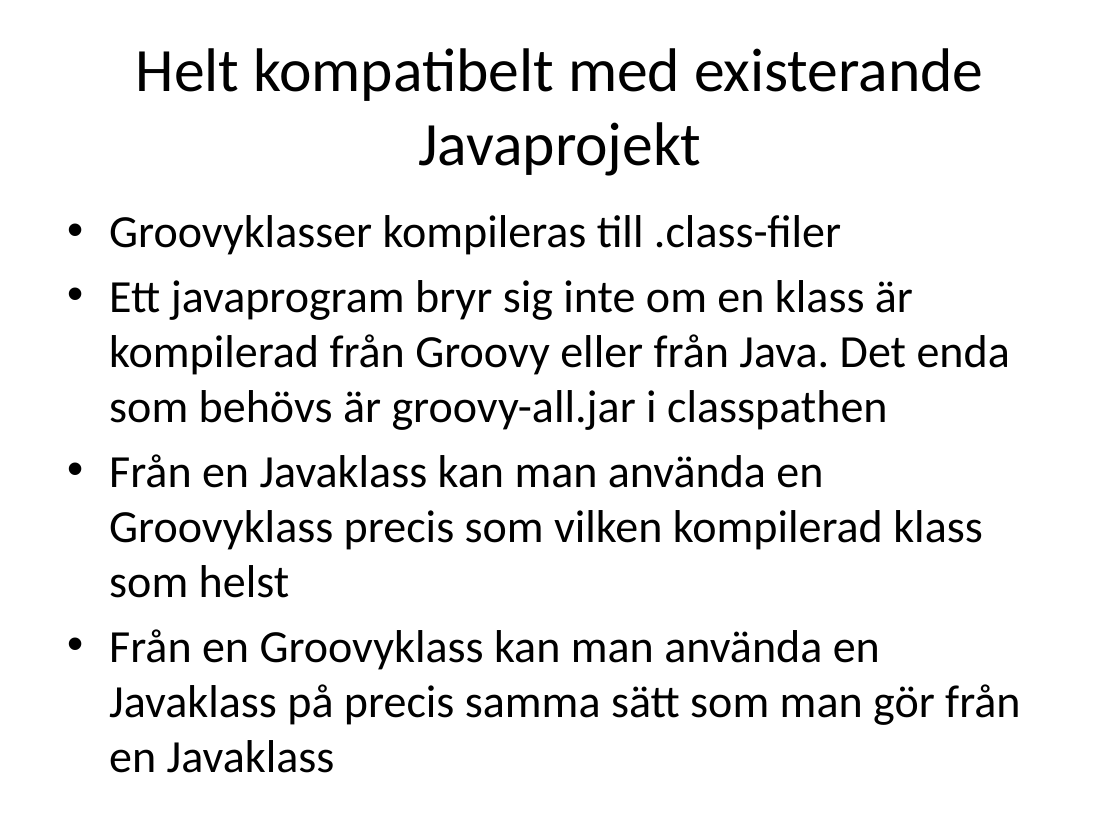
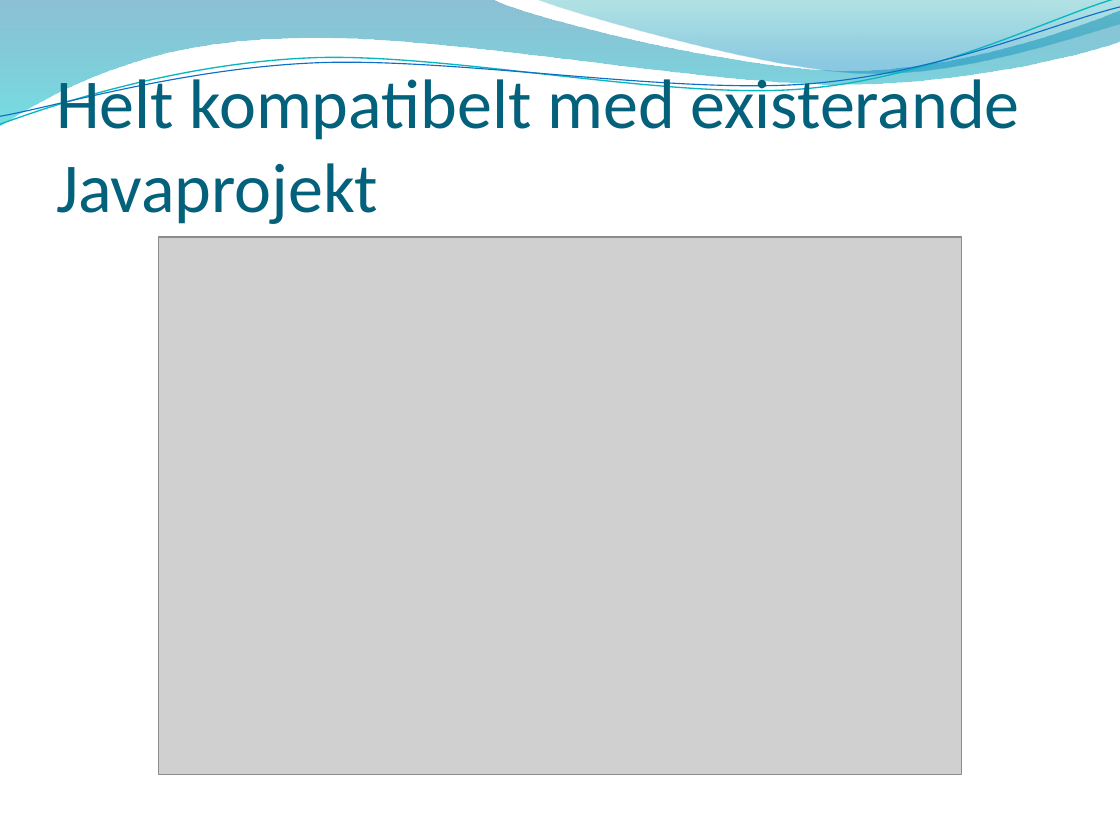
Before and after one commit to me97esn/groovyseminarium, a slide deck: slide 22 of groovyseminarie/dokument/groovyseminarium_source.pptx (slide 24 before the commit). Drawn at 1120x840 pixels with LibreOffice and Linux fonts; fonts in the diff are those of the drawing; grey boxes stand for pictures; background and template pictures are left out. Boxes give left, top, right and bottom in pixels: in the first picture for what was removed or moved away, otherwise in the second. Text is boxed around its words. In the diff, an @@ line names an element or a change of style, - is before the commit and + after.

```diff
--- a/groovyseminarie/dokument/groovyseminarium_source.pptx
+++ b/groovyseminarie/dokument/groovyseminarium_source.pptx
@@ freeform shape added at bbox=[0, 0, 1120, 127], fill gradient #0074A1 to #00C6CF @@
@@ freeform shape added at bbox=[0, 0, 1120, 131], outline #0AB8BF 0.85 pt @@
@@ freeform shape added at bbox=[0, 7, 1120, 125], outline #0F6FC6 0.75 pt @@
@@ freeform shape added at bbox=[536, 0, 1120, 77], fill gradient #00A1A9 to #008BBF @@
@@ title "Helt kompatibelt med existerande Javaprojekt": place and size @@
-title "Helt kompatibelt med existerande Javaprojekt" at bbox=[136, 48, 983, 176]
+title "Helt kompatibelt med existerande Javaprojekt" at bbox=[56, 69, 1020, 224]
@@ title "Helt kompatibelt med existerande Javaprojekt" at bbox=[56, 69, 1020, 224]: size 39.6 to 45 pt, text colour #000000 to #04617B; alignment centre to left; vertical alignment middle to bottom @@
@@ text removed at bbox=[109, 215, 1020, 725] @@
-• Groovyklasser kompileras till .class-filer
-• Ett javaprogram bryr sig inte om en klass är kompilerad från Groovy eller från Java. Det enda som behövs är groovy-all.jar i classpathen
-• Från en Javaklass kan man använda en Groovyklass precis som vilken kompilerad klass som helst
-• Från en Groovyklass kan man använda en Javaklass på precis samma sätt som man gör från en Javaklass
@@ picture added at bbox=[159, 237, 962, 775] @@
```
Also in this commit, not shown: 56 other slides changed, 3 slides added, 5 slides removed, 3 other files.
